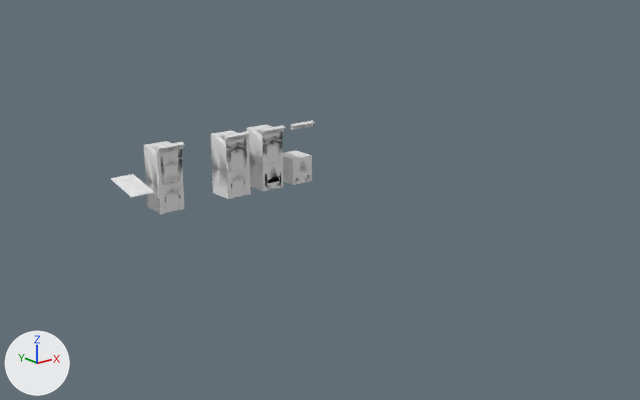
The FBX model casas.fbx: old version first, new version second.
Rendered twice from a camera (50 mm lens) standing at (-40.5, -75.1, 27.1) and looking at (11.2, -10.4, 1.2). Lighting does not change. The marker at lower left points along +X, +Y and +Z. Where no turn or scale is listed for an object, it has been applied to the vertices.

The scene before the commit, as lines of its bpy script (objects in view):
```python
me_cube_001 = bpy.data.meshes.new('Cube.001')
me_cube_001.from_pydata(...)  # 16 vertices, 14 faces; spans x -2.51..-2.05, y -1.5..-1.08, z -0.59..6.11
me_cube_002 = bpy.data.meshes.new('Cube.002')
me_cube_002.from_pydata(...)  # 712 vertices, 625 faces; spans x -1.35..1.35, y -2.06..1.43, z -1.43..5.38
me_cube_002.materials.append(mat_material)  # white #e7e7e7
me_cube_003 = bpy.data.meshes.new('Cube.003')
me_cube_003.from_pydata(...)  # 462 vertices, 414 faces; spans x -1.35..1.35, y -1.88..1.43, z -1.43..5.28
me_cube_003.materials.append(mat_rejunte)  # white #e7e7e7
me_cube_004 = bpy.data.meshes.new('Cube.004')
me_cube_004.from_pydata(...)  # 202 vertices, 182 faces; spans x -1.35..1.35, y -1.88..1.43, z -1.43..5.28
me_cube_004.materials.append(mat_rejunte)  # white #e7e7e7
me_plane = bpy.data.meshes.new('Plane')
me_plane.from_pydata(...)  # 272 vertices, 240 faces; spans x -4.7..-2.21, y -2.18..2.13, z 2.56..3.52
ob_cube = bpy.data.objects.new('Cube', me_cube_002)
ob_cube.location = (0.0, 0.0, 1.49)
ob_cube_001 = bpy.data.objects.new('Cube.001', me_cube_001)
ob_cube_001.location = (1.05, 0.0, 0.65)
ob_cube_003 = bpy.data.objects.new('Cube.003', me_cube_003)
ob_cube_003.location = (12.09, 0.0, 1.49)
ob_cube_005 = bpy.data.objects.new('Cube.005', me_cube_004)
ob_cube_005.location = (16.01, 0.0, 1.49)
ob_plane = bpy.data.objects.new('Plane', me_plane)
ob_plane.location = (0.0, 0.0, 0.0)
# also in view: 'Cube.006' at (7.6, -0.2, 3.4)
```
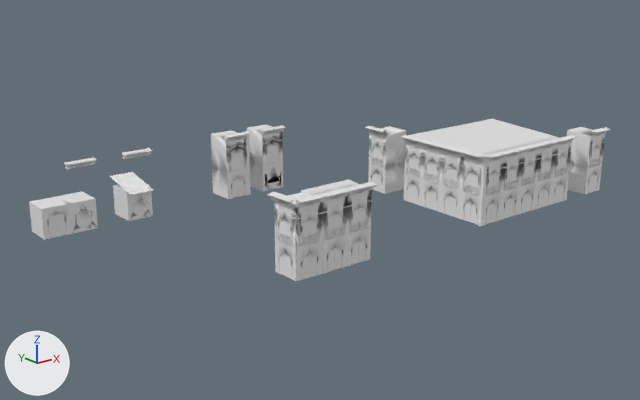
What differs and where, as boxes (x1, y1, x2, y2) in the pictures (640 x 400 px):
'Cube.012', added
    after: (401, 119, 577, 225)
'Cube', moved
    before: (144, 141, 185, 213)
    after: (327, 180, 377, 266)
'Cube.011', added
    after: (267, 192, 327, 281)
'Cube.005', moved
    before: (283, 120, 315, 185)
    after: (29, 157, 98, 240)
'Cube.013', added
    after: (365, 126, 406, 194)
'Cube.004', added
    after: (301, 185, 353, 274)
'Cube.010', added
    after: (567, 127, 611, 194)
'Cube.014', added
    after: (113, 148, 153, 221)
'Cube.001', moved
    before: (155, 146, 164, 214)
    after: (478, 162, 487, 226)
'Plane', moved
    before: (111, 174, 154, 198)
    after: (110, 172, 154, 195)

The change, as a list of edits to the scene's bpy script:
```text
Add me_cube_016:
    me_cube_016.from_pydata(...)  # 6068 vertices, 5306 faces; spans x -2.09..11.58, y -4.63..6.43, z -1.43..5.38
    # faces by material slot: [10, 5296]
    me_cube_016.materials.append(mat_rejunte)  # white #e7e7e7
    me_cube_016.materials.append(mat_material)  # white #e7e7e7
Add me_cube_002_1:
    me_cube_002_1.from_pydata(...)  # 1404 vertices, 1237 faces; spans x -2.1..1.51, y -2.13..1.52, z -1.43..5.38
    # faces by material slot: [1, 1236]
    me_cube_002_1.materials.append(mat_rejunte)  # white #e7e7e7
    me_cube_002_1.materials.append(mat_material)  # white #e7e7e7
Add me_cube_014:
    me_cube_014.from_pydata(...)  # 202 vertices, 182 faces; spans x -1.35..1.35, y -1.88..1.43, z -1.43..5.28
    me_cube_014.materials.append(mat_rejunte)  # white #e7e7e7
Add me_cube_017:
    me_cube_017.from_pydata(...)  # 686 vertices, 595 faces; spans x -1.31..1.31, y -2.06..1.43, z -1.43..5.38
    me_cube_017.materials.append(mat_material)  # white #e7e7e7
Add me_cube_012:
    me_cube_012.from_pydata(...)  # 686 vertices, 595 faces; spans x -2.08..1.44, y -1.33..1.3, z -1.43..5.38
    me_cube_012.materials.append(mat_material)  # white #e7e7e7
Change ob_plane:
    ob_plane.location: (0.0, 0.0, 0.0) -> (-0.05, 0.0, 0.24)
Change ob_cube_001:
    ob_cube_001.location: (1.05, 0.0, 0.65) -> (22.66, -21.81, 0.63)
Change ob_cube_005:
    ob_cube_005.location: (16.01, 0.0, 1.49) -> (-9.11, 0.0, 1.49)
Change ob_cube:
    ob_cube.location: (0.0, 0.0, 1.49) -> (5.13, -21.77, 1.49)
Add ob_cube_012:
    ob_cube_012 = bpy.data.objects.new('Cube.012', me_cube_016)
    ob_cube_012.location = (21.66, -19.21, 1.49)
Add ob_cube_011:
    ob_cube_011 = bpy.data.objects.new('Cube.011', me_cube_002_1)
    ob_cube_011.location = (0.0, -21.71, 1.49)
Add ob_cube_004:
    ob_cube_004 = bpy.data.objects.new('Cube.004', me_cube_002.copy())  # the mesh of ob_cube
    ob_cube_004.location = (2.56, -21.77, 1.49)
Add ob_cube_014:
    ob_cube_014 = bpy.data.objects.new('Cube.014', me_cube_014)
    ob_cube_014.location = (-3.51, 0.0, 1.49)
Add ob_cube_010:
    ob_cube_010 = bpy.data.objects.new('Cube.010', me_cube_017)
    ob_cube_010.location = (37.57, -21.77, 1.49)
Add ob_cube_013:
    ob_cube_013 = bpy.data.objects.new('Cube.013', me_cube_012)
    ob_cube_013.location = (21.65, -8.71, 1.49)
```
